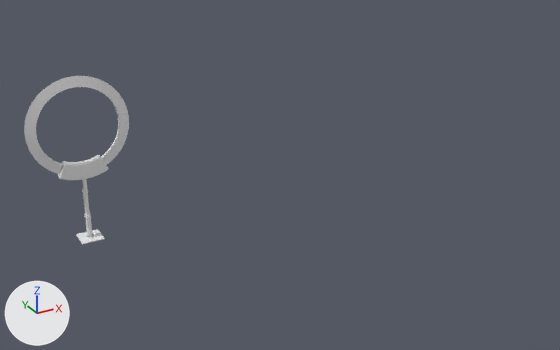
The FBX model Code/Blender/MODELS/PillarModel.fbx: old version first, new version second.
Before and after are seen from a 50 mm lens placed at (-19.7, -18.9, 19.6), pointed at (-5.9, 6.1, 7.1). The lights are fixed; the arrows at lower left show +X, +Y and +Z.

Names of what the first picture shows: 'Object001w', 'Pillar', 'default.008'.
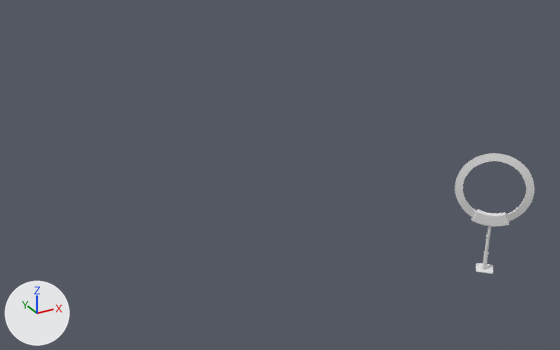
Boxes (x1, y1, x2, y2) around the edits, measured in the pictures (560 x 350 px):
'Object001w', moved, turned: before (24, 76, 129, 193); after (455, 153, 534, 236)
'Pillar', moved, turned: before (76, 213, 105, 244); after (476, 251, 493, 274)
'default.008', moved, turned: before (82, 188, 90, 214); after (485, 234, 490, 252)

What changed in the scene script:
```text
Change ob_object001w:
    ob_object001w.location: (0.0089, 0.0, 1.479) -> (0.0, 0.0, 1.554)
Change ob_default_008:
    ob_default_008.location: (0.0, 0.0, 1.973) -> (0.0, 0.0, 1.946)
Change ob_pillar:
    ob_pillar.location: (-13.76, 6.03, 6.88) -> (4.79, 5.0, 0.83)
    ob_pillar.rotation_euler: (0.0, 0.0, 0.0) -> (0.0, 0.0, -0.764)  # degrees (0, 0, 0) -> degrees (0, 0, -44)
```
